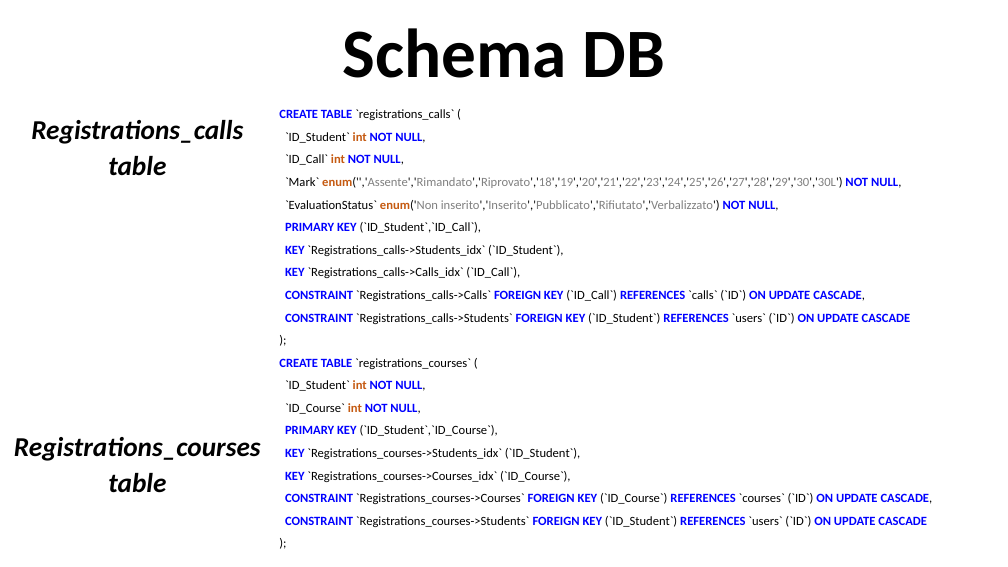
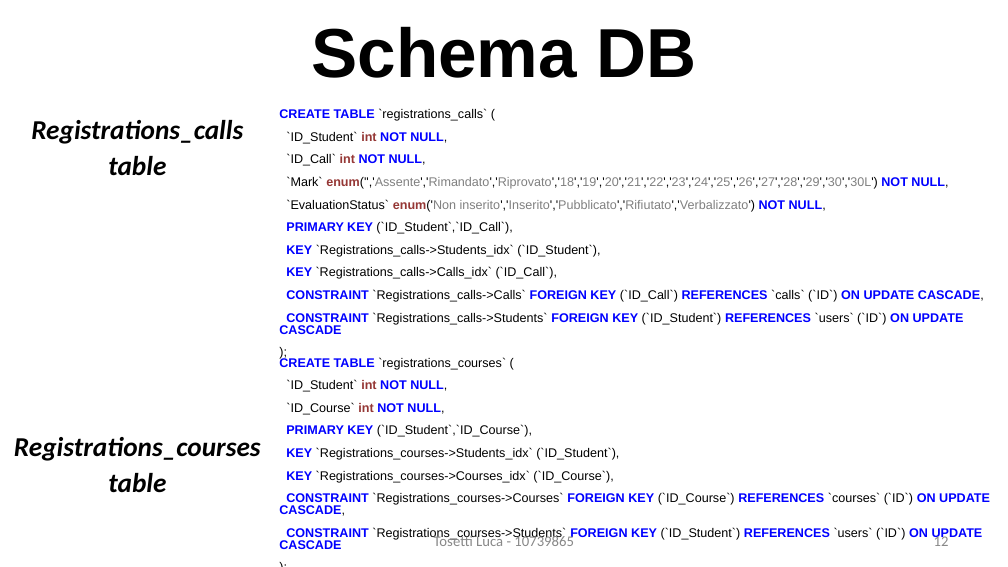
Before and after one commit to LucaTosetti01/ProgettoTIW, a slide deck: slide 12 of PresentazioneProgetto.pptx (slide 11 before the commit). Drawn at 1008x567 pixels with LibreOffice and Linux fonts; fonts in the diff are those of the drawing. Boxes give left, top, right and bottom in pixels: in the first picture for what was removed or moved away, otherwise in the second. Text is boxed around its words. In the diff, an @@ line names an element or a change of style, - is before the commit and + after.

```diff
--- a/PresentazioneProgetto.pptx
+++ b/PresentazioneProgetto.pptx
@@ text "Schema DB" at <box>311,26,696,78</box>: font Calibri to Arial @@
@@ text "CREATE TABLE `registrations_calls` (" at <box>279,108,984,334</box>: font Calibri to Arial; text colour #C55A11 to #953735 in "int", "int", "enum('','Assente','Rimandato','Riprovato','18','19','20','21 ...", "enum('Non" @@
@@ text "CREATE TABLE `registrations_courses` (" at <box>279,357,990,549</box>: font Calibri to Arial; text colour #C55A11 to #953735 in "int", "int" @@
@@ text added at <box>434,533,574,546</box>, 14 pt, text #888888 @@
+Tosetti Luca - 10739865
@@ page number added at <box>934,533,949,546</box>, 14 pt, text #888888 @@
+12
```
Also in this commit, not shown: 29 other slides changed, 19 slides added, 21 other files.
